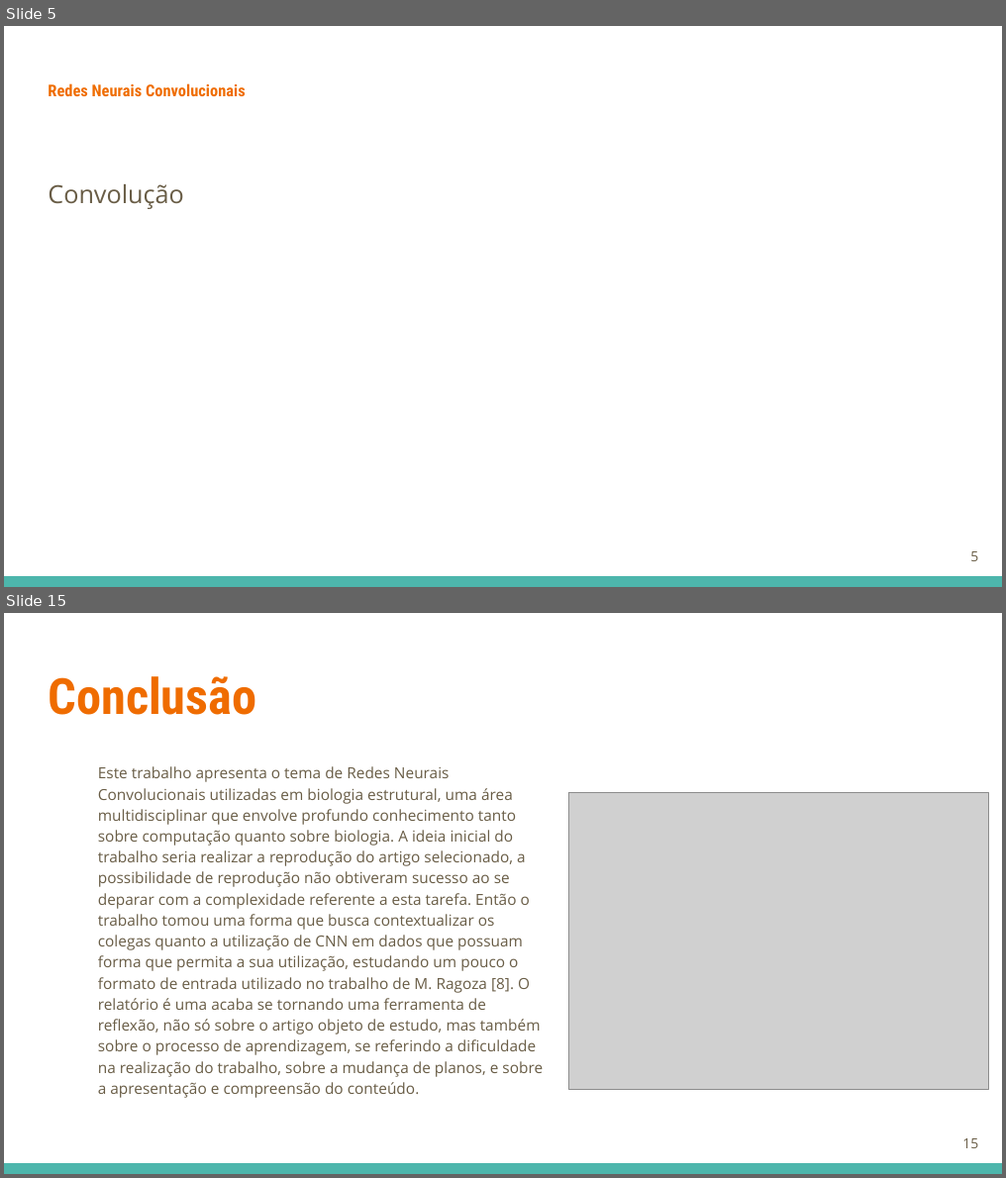
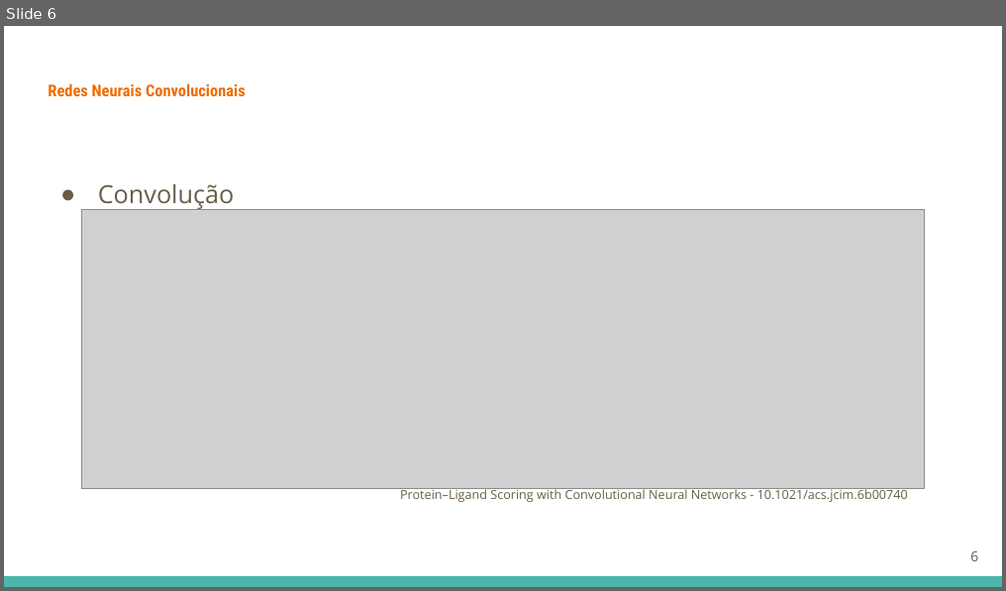
Before and after one commit to GuilhermeGraeff/Docking-Input, a slide deck: apresentacao/Virtual Screening.odp. Shown one above the other, each under a label of ours: slides 5 and 15 before the commit, slide 6 after it; the slides between them are not shown. The pictures are 1006x1178 and 1006x591 pixels, drawn with LibreOffice and Linux fonts; fonts in the diff are those of the drawing; grey boxes stand for pictures. Boxes give left, top, right and bottom in pixels: in the first picture for what was removed or moved away, otherwise in the second. Text is boxed around its words. In the diff, an @@ line names an element or a change of style, - is before the commit and + after.

```diff
--- a/apresentacao/Virtual Screening.odp
+++ b/apresentacao/Virtual Screening.odp
@@ slide 15 removed at (4, 613, 1002, 1174), background #FFFFFF; not listed: 1 template element that a slide beside it also shows @@
@@ title removed at (48, 676, 256, 715) @@
-Conclusão
@@ text removed at (98, 766, 543, 1098) @@
-Este trabalho apresenta o tema de Redes Neurais Convolucionais utilizadas em biologia estrutural, uma área multidisciplinar que envolve profundo conhecimento tanto sobre computação quanto sobre biologia. A ideia inicial do trabalho seria realizar a reprodução do artigo selecionado, a possibilidade de reprodução não obtiveram sucesso ao se deparar com a complexidade referente a esta tarefa. Então o trabalho tomou uma forma que busca contextualizar os colegas quanto a utilização de CNN em dados que possuam forma que permita a sua utilização, estudando um pouco o formato de entrada utilizado no trabalho de M. Ragoza [8]. O relatório é uma acaba se tornando uma ferramenta de reflexão, não só sobre o artigo objeto de estudo, mas também sobre o processo de aprendizagem, se referindo a dificuldade na realização do trabalho, sobre a mudança de planos, e sobre a apresentação e compreensão do conteúdo.
@@ picture removed at (569, 792, 988, 1090) @@
@@ page number removed at (962, 1139, 978, 1149) @@
-15
@@ what was slide 5 is now slide 6 @@
@@ slide 6 changed as well @@
@@ text "Convolução" at (98, 184, 234, 209): bullet none to ●; less space between paragraphs @@
@@ picture added at (82, 209, 924, 489) @@
@@ text added at (400, 487, 908, 502), 9 pt, text #695D46 @@
+Protein–Ligand Scoring with Convolutional Neural Networks - 10.1021/acs.jcim.6b00740
@@ page number at (970, 552, 978, 562): text changed @@
-5
+6
```
Also in this commit, not shown: 7 other slides changed, 15 slides added, 6 other slides removed, 2 other files.
